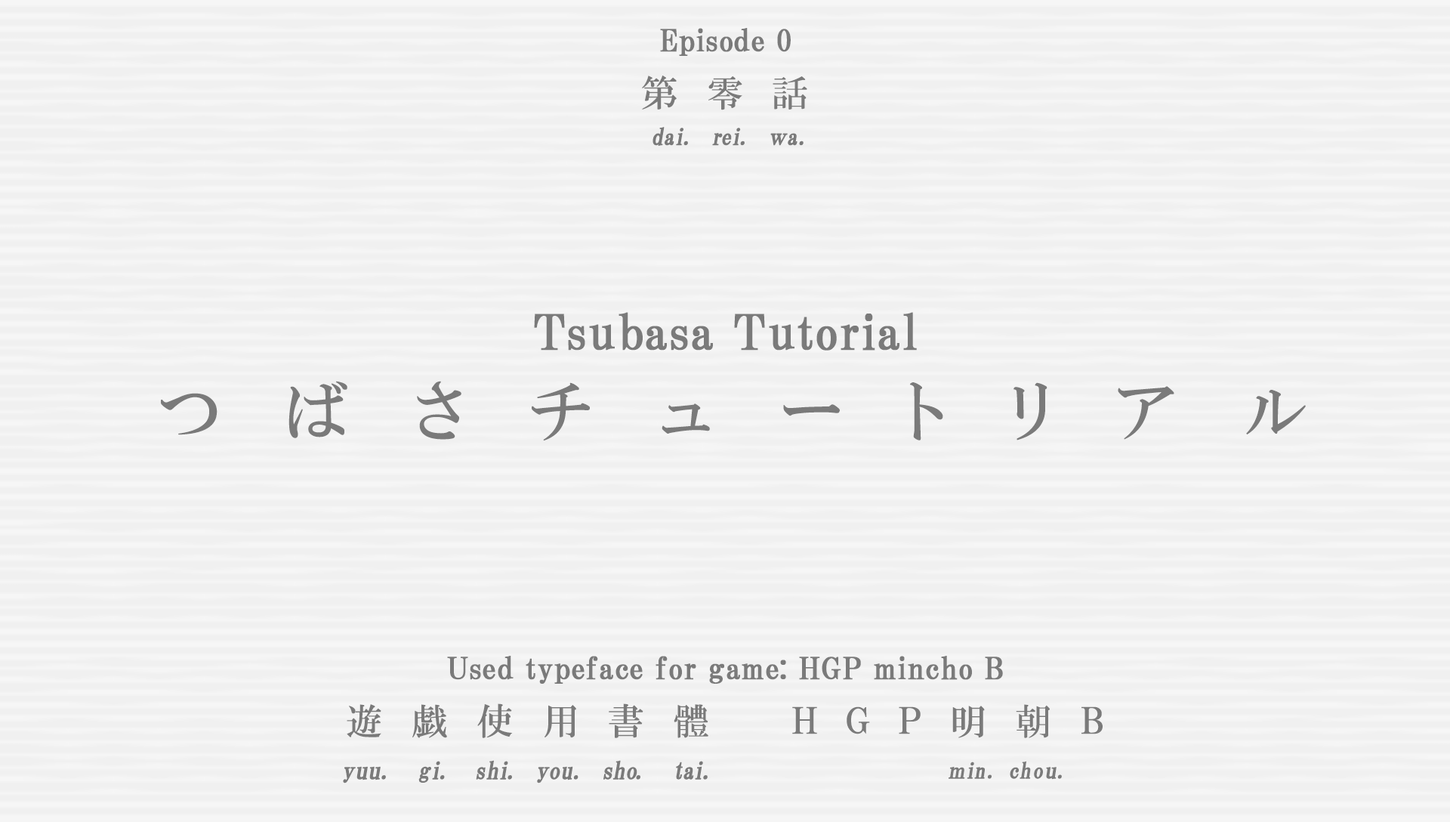
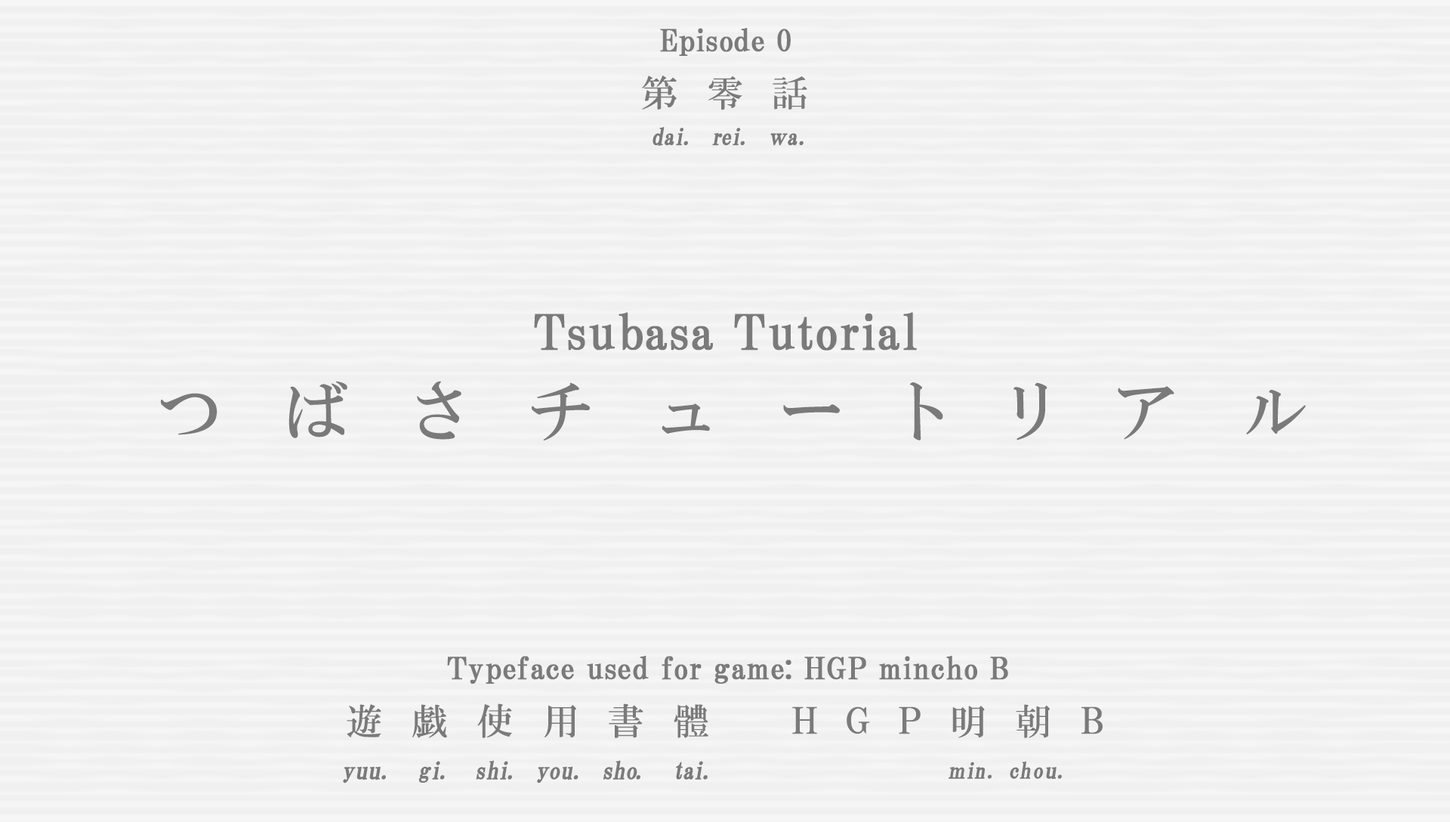
Layers edited between the first and the second 1450 x 822 image:
renamed "Used typeface for game: HGP mincho B" to "Typeface used for game: HGP mincho B", painted on it over [447, 655, 1009, 684]
